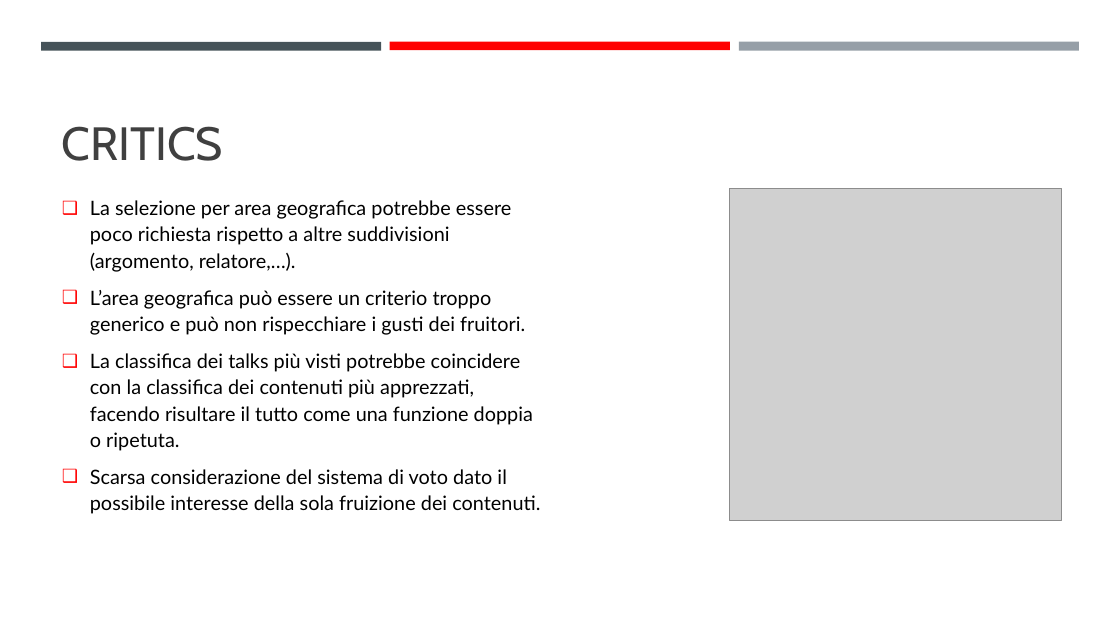
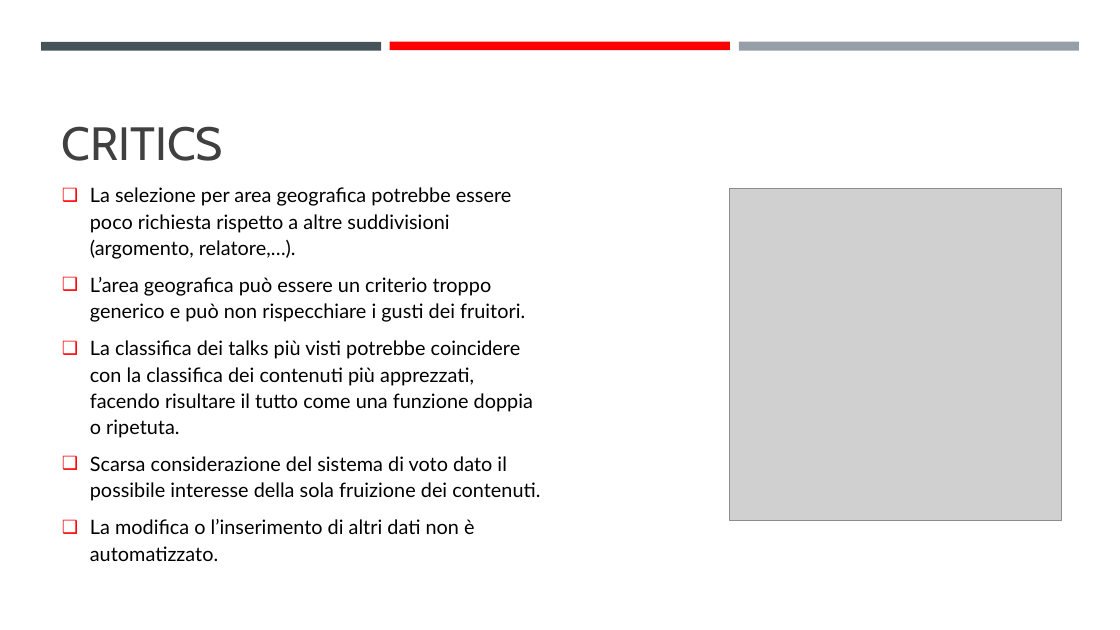
Before and after one commit to simonec96/lab-TCM, a slide deck: slide 8 of Presentazioni/GEOx3.pptx. Drawn at 1120x630 pixels with LibreOffice and Linux fonts; fonts in the diff are those of the drawing; grey boxes stand for pictures. Boxes give left, top, right and bottom in pixels: in the first picture for what was removed or moved away, otherwise in the second. Text is boxed around its words. In the diff, an @@ line names an element or a change of style, - is before the commit and + after.

Commit message:
update presentation

```diff
--- a/Presentazioni/GEOx3.pptx
+++ b/Presentazioni/GEOx3.pptx
@@ text at [90,519,474,561]: paragraph added @@
+❑ La modifica o l’inserimento di altri dati non è automatizzato.
```
Also in this commit, not shown: 1 other file.
